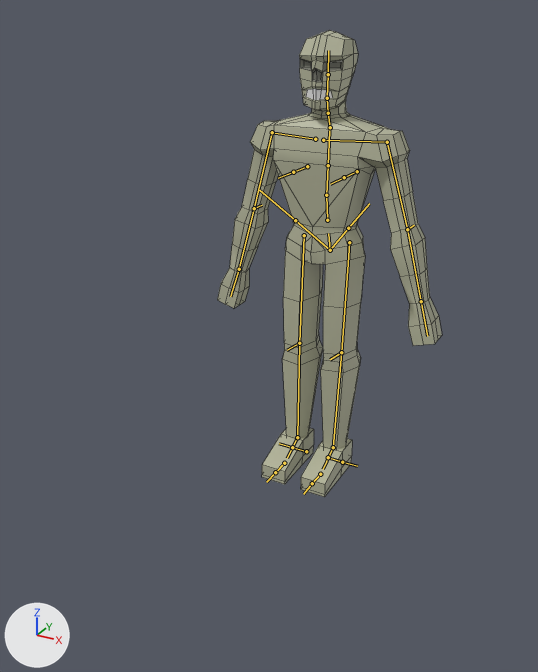
What one commit did to the FBX model Assets/Models/EnemyMelee.fbx.
The view is the same before and after, from a 50 mm lens placed at (2.68, -5.92, 4.2), pointed at (-0.31, -0.49, 1.49). The axes (+X, +Y, +Z) are drawn at lower left. The lights are the same throughout. The older version comes first. The bones that change, and the others that lie on the model, are drawn over the model as lines. Mesh edges are drawn as thin lines.

Names of what the first picture shows: 'Torso'.
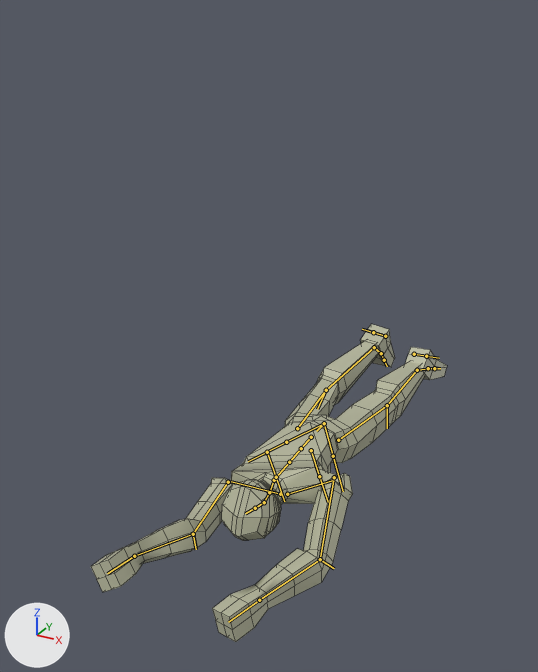
The newer file adds an action. The first version stands in its rest pose; the second is drawn at frame 71 of the action 'Death'.

What differs and where, as boxes (x1, y1, x2, y2) in the pictures (538 x 672 px):
'Torso', posed (58% wider, 32% shorter): before (217, 30, 442, 497); after (91, 324, 447, 642)
bone 'spine', root to tip: before (330, 250) to (328, 233); after (324, 423) to (316, 431)
bone 'thigh.L', root to tip: before (349, 242) to (341, 352); after (338, 440) to (387, 405)
bone 'shin.L', root to tip: before (341, 352) to (333, 447); after (387, 405) to (417, 370)
bone 'foot.L', root to tip: before (333, 447) to (323, 469); after (417, 370) to (426, 369)
bone 'toe.L', root to tip: before (320, 474) to (312, 483); after (428, 368) to (434, 368)
bone 'thigh.R', root to tip: before (304, 235) to (299, 343); after (297, 428) to (326, 390)
bone 'shin.R', root to tip: before (299, 343) to (297, 437); after (326, 390) to (374, 347)
bone 'foot.R', root to tip: before (297, 437) to (287, 458); after (374, 347) to (380, 352)
bone 'toe.R', root to tip: before (284, 463) to (275, 472); after (381, 353) to (384, 360)
bone 'spine.001', root to tip: before (327, 220) to (326, 195); after (311, 437) to (301, 448)
bone 'spine.002', root to tip: before (326, 195) to (328, 165); after (301, 448) to (289, 462)
bone 'spine.003', root to tip: before (328, 165) to (329, 130); after (289, 462) to (275, 478)
bone 'spine.006', root to tip: before (327, 98) to (327, 95); after (264, 502) to (263, 503)
bone 'upper_arm.L', root to tip: before (387, 142) to (407, 229); after (334, 477) to (320, 559)
bone 'forearm.L', root to tip: before (407, 229) to (421, 301); after (320, 559) to (259, 600)
bone 'hand.L', root to tip: before (421, 301) to (427, 336); after (259, 600) to (228, 622)
bone 'upper_arm.R', root to tip: before (272, 132) to (254, 208); after (228, 482) to (193, 534)
bone 'forearm.R', root to tip: before (254, 208) to (239, 269); after (193, 534) to (134, 556)
bone 'hand.R', root to tip: before (239, 269) to (230, 296); after (134, 556) to (107, 573)

Patch to the scene script:
```diff
--- a/Assets/Models/EnemyMelee.fbx.py
+++ b/Assets/Models/EnemyMelee.fbx.py
@@ bone_spine @@
 bone_spine = bpy.data.objects['metarig'].pose.bones['spine']
-bone_spine.location = (0.0, 0.0, 0.0)
-bone_spine.rotation_quaternion = (1.0, 0.0, 0.0, 0.0)  # degrees (0, 0, 0)
+bone_spine.location = (0.0, -0.886, 0.229)
+bone_spine.rotation_quaternion = (0.792, 0.61, -0.001, 0.001)  # degrees (75, 0, 0)
@@ bone_thigh_l @@
 bone_thigh_l = bpy.data.objects['metarig'].pose.bones['thigh.L']  # child of 'spine'
-bone_thigh_l.rotation_quaternion = (1.0, 0.0, 0.0, 0.0)  # degrees (0, 0, 0)
+bone_thigh_l.rotation_quaternion = (0.989, 0.112, -0.067, -0.066)  # degrees (13, -7, -8)
@@ bone_shin_l @@
 bone_shin_l = bpy.data.objects['metarig'].pose.bones['shin.L']  # child of 'thigh.L'
-bone_shin_l.rotation_quaternion = (1.0, 0.0, 0.0, 0.0)  # degrees (0, 0, 0)
+bone_shin_l.rotation_quaternion = (0.998, 0.047, -0.011, 0.039)  # degrees (5, -1, 4)
@@ bone_foot_l @@
 bone_foot_l = bpy.data.objects['metarig'].pose.bones['foot.L']  # child of 'shin.L'
-bone_foot_l.rotation_quaternion = (1.0, 0.0, 0.0, 0.0)  # degrees (0, 0, 0)
+bone_foot_l.rotation_quaternion = (0.938, 0.342, 0.057, -0.022)  # degrees (40, 7, 0)
@@ bone_toe_l @@
 bone_toe_l = bpy.data.objects['metarig'].pose.bones['toe.L']  # child of 'foot.L'
-bone_toe_l.rotation_quaternion = (1.0, 0.0, 0.0, 0.0)  # degrees (0, 0, 0)
+bone_toe_l.rotation_quaternion = (0.974, -0.221, 0.039, -0.004)  # degrees (-26, 4, -1)
@@ bone_thigh_r @@
 bone_thigh_r = bpy.data.objects['metarig'].pose.bones['thigh.R']  # child of 'spine'
-bone_thigh_r.rotation_quaternion = (1.0, 0.0, 0.0, 0.0)  # degrees (0, 0, 0)
+bone_thigh_r.rotation_quaternion = (0.978, 0.107, 0.147, 0.099)  # degrees (14, 15, 14)
@@ bone_shin_r @@
 bone_shin_r = bpy.data.objects['metarig'].pose.bones['shin.R']  # child of 'thigh.R'
-bone_shin_r.rotation_quaternion = (1.0, 0.0, 0.0, 0.0)  # degrees (0, 0, 0)
+bone_shin_r.rotation_quaternion = (0.975, 0.155, -0.095, -0.125)  # degrees (19, -8, -16)
@@ bone_foot_r @@
 bone_foot_r = bpy.data.objects['metarig'].pose.bones['foot.R']  # child of 'shin.R'
-bone_foot_r.rotation_quaternion = (1.0, 0.0, 0.0, 0.0)  # degrees (0, 0, 0)
+bone_foot_r.rotation_quaternion = (0.993, 0.112, -0.044, -0.01)  # degrees (13, -5, -2)
@@ bone_toe_r @@
 bone_toe_r = bpy.data.objects['metarig'].pose.bones['toe.R']  # child of 'foot.R'
-bone_toe_r.rotation_quaternion = (1.0, 0.0, 0.0, 0.0)  # degrees (0, 0, 0)
+bone_toe_r.rotation_quaternion = (0.991, -0.124, -0.049, 0.014)  # degrees (-14, -5, 2)
@@ bone_spine_001 @@
 bone_spine_001 = bpy.data.objects['metarig'].pose.bones['spine.001']  # child of 'spine'
-bone_spine_001.rotation_quaternion = (1.0, 0.0, 0.0, 0.0)  # degrees (0, 0, 0)
+bone_spine_001.rotation_quaternion = (0.994, 0.054, 0.09, -0.017)  # degrees (6, 10, -1)
@@ bone_spine_002 @@
 bone_spine_002 = bpy.data.objects['metarig'].pose.bones['spine.002']  # child of 'spine.001'
-bone_spine_002.rotation_quaternion = (1.0, 0.0, 0.0, 0.0)  # degrees (0, 0, 0)
+bone_spine_002.rotation_quaternion = (0.995, 0.1, 0.001, 0.007)  # degrees (11, 0, 1)
@@ bone_spine_003 @@
 bone_spine_003 = bpy.data.objects['metarig'].pose.bones['spine.003']  # child of 'spine.002'
-bone_spine_003.rotation_quaternion = (1.0, 0.0, 0.0, 0.0)  # degrees (0, 0, 0)
+bone_spine_003.rotation_quaternion = (0.998, 0.0, 0.068, 0.0)  # degrees (0, 8, 0)
@@ bone_spine_006 @@
 bone_spine_006 = bpy.data.objects['metarig'].pose.bones['spine.006']  # child of 'spine.005'
-bone_spine_006.rotation_quaternion = (1.0, 0.0, 0.0, 0.0)  # degrees (0, 0, 0)
+bone_spine_006.rotation_quaternion = (0.968, -0.187, -0.164, -0.031)  # degrees (-22, -19, 0)
@@ bone_upper_arm_l @@
 bone_upper_arm_l = bpy.data.objects['metarig'].pose.bones['upper_arm.L']  # child of 'shoulder.L'
-bone_upper_arm_l.location = (0.0, 0.0, 0.0)
-bone_upper_arm_l.rotation_quaternion = (1.0, 0.0, 0.0, 0.0)  # degrees (0, 0, 0)
+bone_upper_arm_l.location = (0.009, 0.023, 0.008)
+bone_upper_arm_l.rotation_quaternion = (0.241, 0.962, -0.125, 0.018)  # degrees (153, -5, -13)
@@ bone_forearm_l @@
 bone_forearm_l = bpy.data.objects['metarig'].pose.bones['forearm.L']  # child of 'upper_arm.L'
-bone_forearm_l.rotation_quaternion = (1.0, 0.0, 0.0, 0.0)  # degrees (0, 0, 0)
+bone_forearm_l.rotation_quaternion = (0.92, 0.298, -0.213, -0.144)  # degrees (40, -18, -24)
@@ bone_hand_l @@
 bone_hand_l = bpy.data.objects['metarig'].pose.bones['hand.L']  # child of 'forearm.L'
-bone_hand_l.rotation_quaternion = (1.0, 0.0, 0.0, 0.0)  # degrees (0, 0, 0)
+bone_hand_l.rotation_quaternion = (0.997, -0.009, 0.072, 0.018)  # degrees (-1, 8, 2)
@@ bone_upper_arm_r @@
 bone_upper_arm_r = bpy.data.objects['metarig'].pose.bones['upper_arm.R']  # child of 'shoulder.R'
-bone_upper_arm_r.location = (0.0, 0.0, 0.0)
-bone_upper_arm_r.rotation_quaternion = (1.0, 0.0, 0.0, 0.0)  # degrees (0, 0, 0)
+bone_upper_arm_r.location = (0.007, -0.023, -0.008)
+bone_upper_arm_r.rotation_quaternion = (0.001, 0.994, 0.101, 0.034)  # degrees (180, -4, 12)
@@ bone_forearm_r @@
 bone_forearm_r = bpy.data.objects['metarig'].pose.bones['forearm.R']  # child of 'upper_arm.R'
-bone_forearm_r.rotation_quaternion = (1.0, 0.0, 0.0, 0.0)  # degrees (0, 0, 0)
+bone_forearm_r.rotation_quaternion = (0.942, 0.173, 0.26, -0.124)  # degrees (18, 32, -10)
@@ bone_hand_r @@
 bone_hand_r = bpy.data.objects['metarig'].pose.bones['hand.R']  # child of 'forearm.R'
-bone_hand_r.rotation_quaternion = (1.0, 0.0, 0.0, 0.0)  # degrees (0, 0, 0)
+bone_hand_r.rotation_quaternion = (0.991, -0.097, -0.044, 0.077)  # degrees (-12, -4, 9)
```
